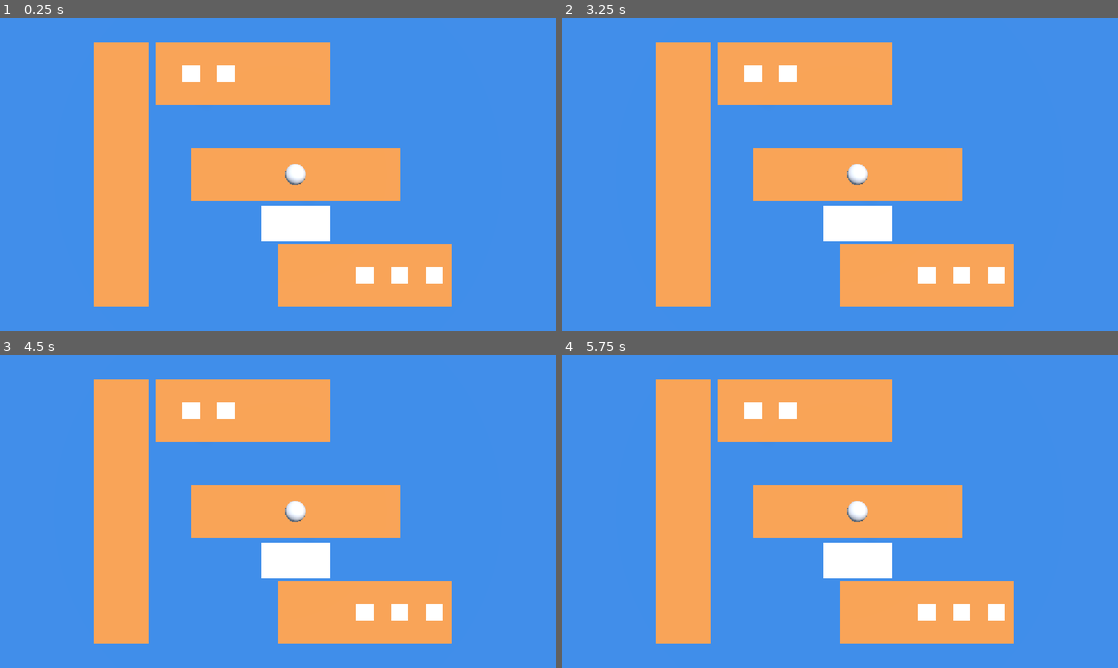
Above: before the commit, frames 1-4 (two rows, left to right).
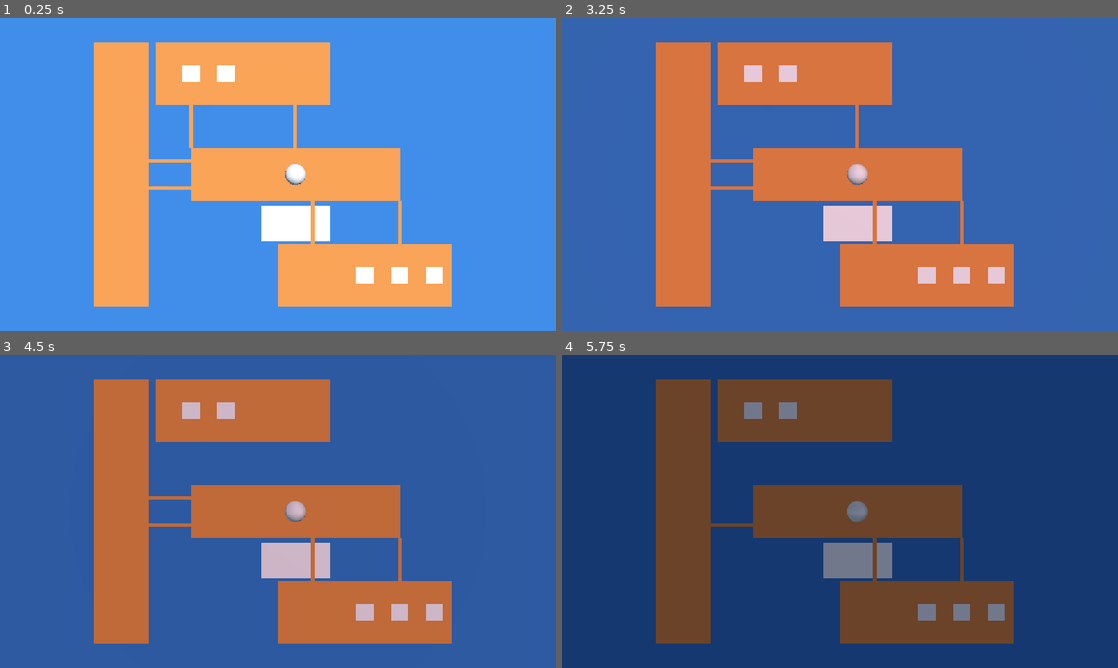
Above: after the commit, the same moments.

Repository: Rovert-XI/Hey-HO
Game: Godot game, scene res://zona_a.tscn
Two runs of this game, one before a commit and one after it. Both use one fixed random seed, a clock stepped at 60 frames per second and the inputs below. This scene is started directly instead of the project's main scene.
Inputs:
- Up to frame 1 (0.25 s): no input
- Up to frame 2 (3.25 s): tap Enter at 0.5, 2 s; hold D 0.53-1.28 s; hold R 0.53-1.28 s; tap 1 at 0.8, 1.35 s; tap Space at 1.25, 2.75 s; hold S 1.28-2.03 s; tap 2 at 1.55, 2.1 s; hold D 2.03-2.78 s; tap 3 at 2.3, 2.85 s; hold W (adelante) from 2.78 s (still down); tap 4 at 3.05 s
- Up to frame 3 (4.5 s): tap Enter at 3.5 s; release W (adelante) at 3.53 s; hold A from 3.53 s (still down); tap 4 at 3.6 s; tap 5 at 3.8, 4.35 s; tap Space at 4.25 s
- Up to frame 4 (5.75 s): tap 9 at 4.55, 5.1 s; release A at 5.03 s; hold S from 5.03 s (still down); tap U at 5.3 s

The runs differ from the first frame. In frame 1, 0.5% of the frame differs, in the area x 26-73%, y 27-73%; in frame 2, 100%; in frame 3, 100%; in frame 4, 100%, in the area x 0-100%, y 0-100%.

Commit message:
feat: sistema de sogas - tres plataformas, desestabilizar, derrota y reparación
Cada plataforma (lavadora, tendedero y despacho) cuelga de dos sogas. Con una soga en 0 se desestabiliza y el juego sigue; con las dos en 0 se pierde el nivel. Reparación manteniendo R. El sol se enrojece con el peligro y se apaga en la derrota.

Diff:
--- /dev/null
+++ b/hey-ho!/sistema_sogas.gd
@@ -0,0 +1,194 @@
+class_name SistemaSogas
+extends Node3D
+
+signal soga_cambio(plataforma: String, indice: int, resistencia: float)
+signal plataforma_desestabilizada(plataforma: String, desestabilizada: bool)
+signal reparacion_progreso(plataforma: String, fraccion: float)
+signal reparacion_cobrada(costo: int)
+signal nivel_perdido
+
+const RES_MAX := 100.0
+const UMBRAL_PELIGRO := 30.0
+const T_REPARAR := 2.0
+const RES_REPARADA := 50.0
+const COSTO_REPARACION := 20
+const MADERA := Color("#8B5A2B")
+const ROJO := Color("#D63A3A")
+
+# Por plataforma: dónde está cada soga, su tamaño y el valor (x o z) con el que se elige cuál se desgasta
+const SOGAS := {
+	"lavadora": {"pos": [Vector3(0.0, 0.05, -1.375), Vector3(3.0, 0.05, -1.375)], "size": Vector3(0.12, 0.08, 1.25), "ancla": [0.0, 3.0]},
+	"tendedero": {"pos": [Vector3(3.5, 0.05, 1.375), Vector3(6.0, 0.05, 1.375)], "size": Vector3(0.12, 0.08, 1.25), "ancla": [3.5, 6.0]},
+	"despacho": {"pos": [Vector3(-0.6, 0.05, -0.4), Vector3(-0.6, 0.05, 0.4)], "size": Vector3(1.2, 0.08, 0.12), "ancla": [-0.4, 0.4]},
+}
+
+@export var sistema_sol: SistemaSol
+@export var desgaste_por_lanzamiento := 2.0
+@export var desgaste_por_pedido := 4.0
+@export var modo_prueba := true
+
+var sogas := {
+	"lavadora": [RES_MAX, RES_MAX],
+	"tendedero": [RES_MAX, RES_MAX],
+	"despacho": [RES_MAX, RES_MAX],
+}
+var progreso := {"lavadora": 0.0, "tendedero": 0.0, "despacho": 0.0}
+var desestab := {"lavadora": false, "tendedero": false, "despacho": false}
+var visuales := {}
+var perdido := false
+var plataforma_cercana := ""
+var reparacion_bloqueada := false
+
+func _ready() -> void:
+	_crear_visuales()
+	if modo_prueba:
+		soga_cambio.connect(func(p, i, r): print("soga ", p, " ", i, ": ", snappedf(r, 0.1)))
+		plataforma_desestabilizada.connect(func(p, d): print("plataforma ", p, " desestabilizada: ", d))
+		nivel_perdido.connect(func(): print("nivel perdido"))
+		reparacion_cobrada.connect(func(c): print("cobro de reparación: ", c))
+
+static func ancho_franja(resistencia: float) -> float:
+	return 0.15 if resistencia < UMBRAL_PELIGRO else 0.3
+
+func resistencia_minima_de(p: String) -> float:
+	return minf(sogas[p][0], sogas[p][1])
+
+func resistencia_minima() -> float:
+	var m := RES_MAX
+	for p: String in sogas.keys():
+		for r: float in sogas[p]:
+			m = minf(m, r)
+	return m
+
+func registrar_lanzamiento(lado: String, x := NAN) -> void:
+	var p := "lavadora" if lado == "izquierda" else "tendedero"
+	_desgastar(p, x, desgaste_por_lanzamiento)
+
+func registrar_pedido(z := NAN) -> void:
+	_desgastar("despacho", z, desgaste_por_pedido)
+
+func reparar(p: String, delta: float) -> bool:
+	if perdido:
+		return false
+	var i := 0 if sogas[p][0] <= sogas[p][1] else 1
+	var actual: float = sogas[p][i]
+	if actual >= RES_MAX:
+		return false
+	progreso[p] += delta
+	reparacion_progreso.emit(p, clampf(progreso[p] / T_REPARAR, 0.0, 1.0))
+	if progreso[p] >= T_REPARAR:
+		progreso[p] = 0.0
+		var estaba_rota := actual <= 0.0
+		_poner(p, i, RES_REPARADA if estaba_rota else actual + RES_REPARADA)
+		if estaba_rota:
+			reparacion_cobrada.emit(COSTO_REPARACION)
+		return true
+	return false
+
+func soltar_reparar(p: String) -> void:
+	if progreso[p] > 0.0:
+		progreso[p] = 0.0
+		reparacion_progreso.emit(p, 0.0)
+
+func reiniciar() -> void:
+	perdido = false
+	reparacion_bloqueada = false
+	for p: String in sogas.keys():
+		sogas[p] = [RES_MAX, RES_MAX]
+		progreso[p] = 0.0
+		desestab[p] = false
+		for i in 2:
+			_pintar(p, i)
+	if sistema_sol:
+		sistema_sol.reiniciar_luz()
+
+func _desgastar(p: String, coord: float, cantidad: float) -> void:
+	if perdido:
+		return
+	var i := _soga_a_desgastar(p, coord)
+	_poner(p, i, sogas[p][i] - cantidad)
+
+func _soga_a_desgastar(p: String, coord: float) -> int:
+	if is_nan(coord):
+		return 0 if sogas[p][0] >= sogas[p][1] else 1
+	var anclas: Array = SOGAS[p]["ancla"]
+	return 0 if absf(coord - float(anclas[0])) <= absf(coord - float(anclas[1])) else 1
+
+func _poner(p: String, i: int, valor: float) -> void:
+	sogas[p][i] = clampf(valor, 0.0, RES_MAX)
+	soga_cambio.emit(p, i, sogas[p][i])
+	_pintar(p, i)
+	_revisar(p)
+
+func _revisar(p: String) -> void:
+	var inestable: bool = sogas[p][0] <= 0.0 or sogas[p][1] <= 0.0
+	if inestable != desestab[p]:
+		desestab[p] = inestable
+		plataforma_desestabilizada.emit(p, inestable)
+	if sogas[p][0] <= 0.0 and sogas[p][1] <= 0.0 and not perdido:
+		perdido = true
+		nivel_perdido.emit()
+		if sistema_sol:
+			sistema_sol.anunciar_derrota()
+	elif sistema_sol and not perdido:
+		sistema_sol.poner_peligro(resistencia_minima())
+
+func _crear_visuales() -> void:
+	for p: String in SOGAS.keys():
+		var posiciones: Array = SOGAS[p]["pos"]
+		var tam: Vector3 = SOGAS[p]["size"]
+		for i in 2:
+			var m := MeshInstance3D.new()
+			var caja := BoxMesh.new()
+			caja.size = tam
+			m.mesh = caja
+			m.material_override = StandardMaterial3D.new()
+			m.position = posiciones[i]
+			add_child(m)
+			visuales[p + str(i)] = m
+			_pintar(p, i)
+
+func _pintar(p: String, i: int) -> void:
+	var r: float = sogas[p][i]
+	var m: MeshInstance3D = visuales[p + str(i)]
+	m.visible = r > 0.0
+	(m.material_override as StandardMaterial3D).albedo_color = MADERA.lerp(ROJO, SistemaSol.peligro_soga(r))
+
+func _mas_danada() -> String:
+	var peor := "lavadora"
+	var menor := RES_MAX + 1.0
+	for p: String in sogas.keys():
+		for r: float in sogas[p]:
+			if r < menor:
+				menor = r
+				peor = p
+	return peor
+
+func _process(delta: float) -> void:
+	if not modo_prueba:
+		return
+	if Input.is_key_pressed(KEY_R):
+		if not reparacion_bloqueada:
+			var objetivo := plataforma_cercana if plataforma_cercana != "" else _mas_danada()
+			if reparar(objetivo, delta):
+				reparacion_bloqueada = true
+	else:
+		reparacion_bloqueada = false
+		for p: String in sogas.keys():
+			soltar_reparar(p)
+
+func _unhandled_input(event: InputEvent) -> void:
+	var k := event as InputEventKey
+	if not modo_prueba or k == null or not k.pressed or k.echo:
+		return
+	match k.keycode:
+		KEY_1: registrar_lanzamiento("izquierda", -1.0)
+		KEY_2: registrar_lanzamiento("derecha", 7.5)
+		KEY_3: _poner("lavadora", 0, 25.0)
+		KEY_4: _poner("lavadora", 0, 0.0)
+		KEY_5: _poner("lavadora", 1, 0.0)
+		KEY_9: registrar_pedido(-0.4)
+		KEY_U: _poner("despacho", 0, 0.0)
+		KEY_I: _poner("despacho", 1, 0.0)
+		KEY_H: print("sogas: ", sogas, " | perdido: ", perdido, " | bloqueada: ", reparacion_bloqueada)
+		KEY_0: reiniciar()
--- a/hey-ho!/sistema_sol.gd
+++ b/hey-ho!/sistema_sol.gd
@@ -18,6 +18,8 @@
 var era_noche := false
 var peligro := 0.0
 var apagado := 1.0
+var _tween_derrota: Tween
+var _tween_nivel: Tween
 
 func _ready() -> void:
 	aplicar_hora()
@@ -46,9 +48,29 @@
 	peligro = peligro_soga(resistencia_min)
 
 func anunciar_derrota() -> void:
-	var t := create_tween()
-	t.tween_property(self, "apagado", 0.0, 2.0)
+	if _tween_derrota and _tween_derrota.is_valid():
+		_tween_derrota.kill()
+	_tween_derrota = create_tween()
+	_tween_derrota.tween_property(self, "apagado", 0.0, 2.0)
 	cambio_noche.emit(true)
+
+func poner_nivel(n: int, suave := true) -> void:
+	var i := clampi(n - 1, 0, horas_por_nivel.size() - 1)
+	var destino := horas_por_nivel[i]
+	reiniciar_luz()
+	if suave:
+		_tween_nivel = create_tween()
+		_tween_nivel.tween_property(ciclo, "hora", destino, duracion_transicion)
+	else:
+		ciclo.hora = destino
+
+func reiniciar_luz() -> void:
+	if _tween_derrota and _tween_derrota.is_valid():
+		_tween_derrota.kill()
+	if _tween_nivel and _tween_nivel.is_valid():
+		_tween_nivel.kill()
+	peligro = 0.0
+	apagado = 1.0
 
 static func _normalizar(v: Vector3) -> Vector3:
 	var largo := sqrt(v.x * v.x + v.y * v.y + v.z * v.z)
@@ -64,17 +86,3 @@
 func prediccion_piso() -> float:
 	var hacia_luz := sol.global_transform.basis.z
 	return sol.light_energy * sol.light_color.r * lambert(Vector3.UP, hacia_luz)
-
-func poner_nivel(n: int, suave := true) -> void:
-	var i := clampi(n - 1, 0, horas_por_nivel.size() - 1)
-	var destino := horas_por_nivel[i]
-	peligro = 0.0
-	apagado = 1.0
-	if suave:
-		create_tween().tween_property(ciclo, "hora", destino, duracion_transicion)
-	else:
-		ciclo.hora = destino
-
-func reiniciar_luz() -> void:
-	peligro = 0.0
-	apagado = 1.0
--- a/hey-ho!/zona_a.tscn
+++ b/hey-ho!/zona_a.tscn
@@ -2,6 +2,7 @@
 
 [ext_resource type="Script" uid="uid://baau766y000uf" path="res://sistema_sol.gd" id="1_l7qun"]
 [ext_resource type="Script" uid="uid://csvhdmhx2cxae" path="res://ciclo_dia.gd" id="2_fntjl"]
+[ext_resource type="Script" uid="uid://dbr8rbtfmtedi" path="res://sistema_sogas.gd" id="3_fntjl"]
 
 [sub_resource type="StandardMaterial3D" id="StandardMaterial3D_vql5j"]
 albedo_color = Color(0.54509807, 0.3529412, 0.16862746, 1)
@@ -130,3 +131,7 @@
 
 [node name="CicloDia" type="Node" parent="SistemaSol" unique_id=1885987964]
 script = ExtResource("2_fntjl")
+
+[node name="SistemaSogas" type="Node3D" parent="." unique_id=1132606048 node_paths=PackedStringArray("sistema_sol")]
+script = ExtResource("3_fntjl")
+sistema_sol = NodePath("../SistemaSol")
Not shown, added: hey-ho!/sistema_sogas.gd.uid
